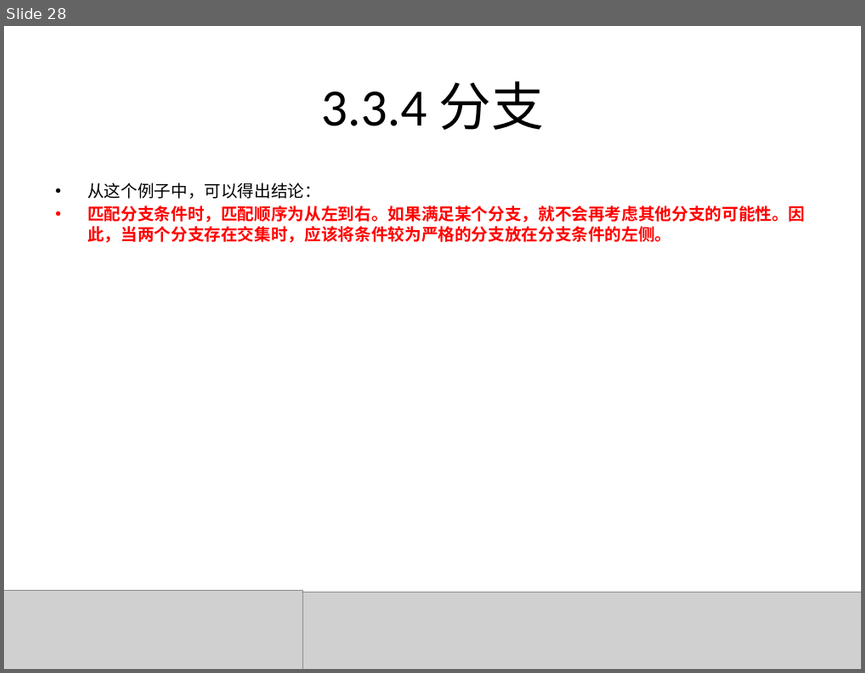
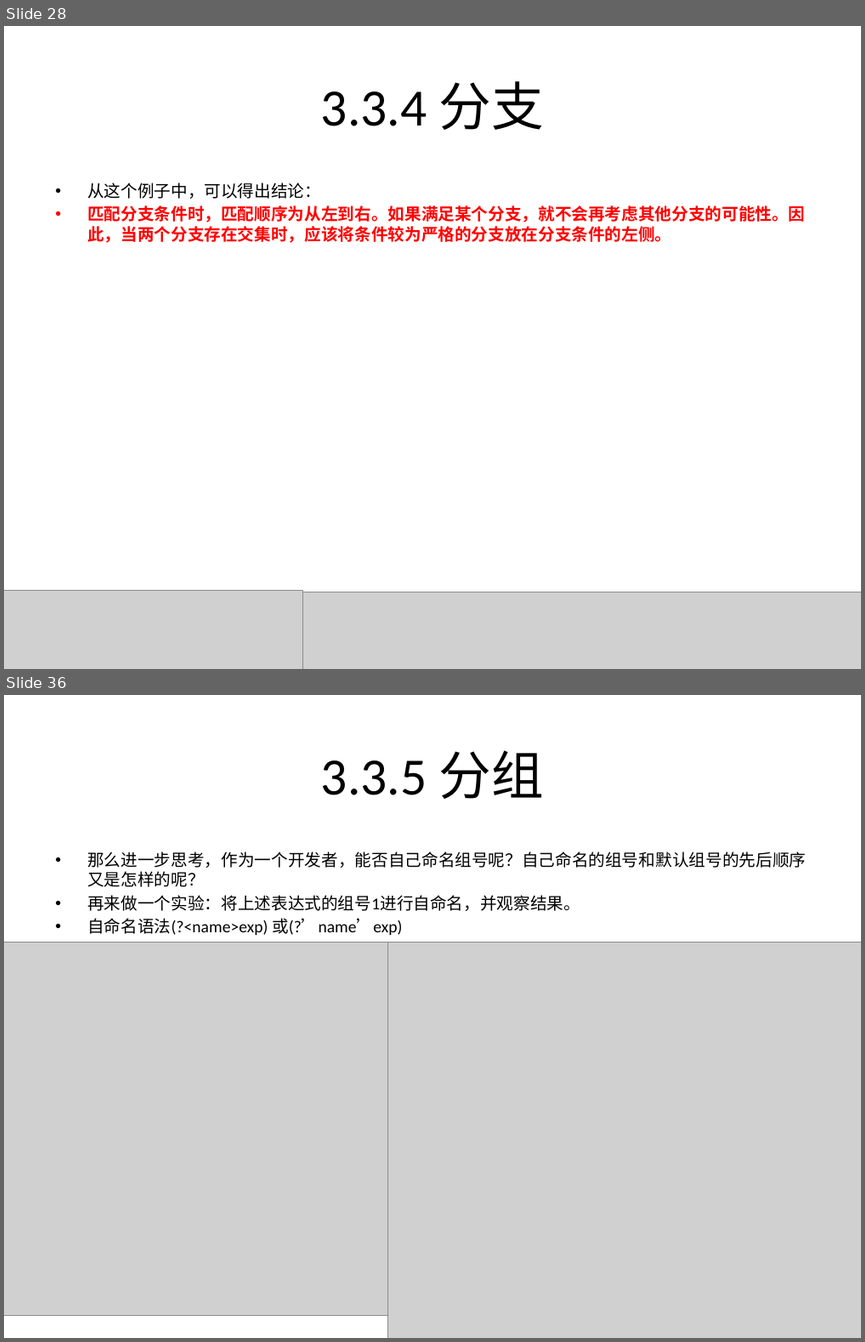
Before and after one commit to rayallen20/regularExpressions, a slide deck: 《PHP核心技术与最佳实践》第3章--正则表达式基础与应用/3.3 正则表达式匹配规则.pptx. Shown one above the other, each under a label of ours: slide 28 before the commit, slides 28 and 36 after it; the slides between them are not shown. The pictures are 865x673 and 865x1342 pixels, drawn with LibreOffice and Linux fonts; fonts in the diff are those of the drawing; grey boxes stand for pictures. Boxes give left, top, right and bottom in pixels: in the first picture for what was removed or moved away, otherwise in the second. Text is boxed around its words. In the diff, an @@ line names an element or a change of style, - is before the commit and + after.

Commit message:
3.3.5分组完成 3.3.7环视部分完成
3.3.7完成度:
1.顺序肯定环视的常规与变种
2.顺序否定环视的常规使用

```diff
--- a/《PHP核心技术与最佳实践》第3章--正则表达式基础与应用/3.3 正则表达式匹配规则.pptx
+++ b/《PHP核心技术与最佳实践》第3章--正则表达式基础与应用/3.3 正则表达式匹配规则.pptx
@@ slide 36 added at (x1=4, y1=695, x2=861, y2=1338), background #FFFFFF @@
@@ title added at (x1=321, y1=750, x2=544, y2=799), 44 pt, text #000000 @@
+3.3.5 分组
@@ text added at (x1=87, y1=851, x2=806, y2=935), 14 pt, text #000000 @@
+• 那么进一步思考，作为一个开发者，能否自己命名组号呢？自己命名的组号和默认组号的先后顺序又是怎样的呢？
+• 再来做一个实验：将上述表达式的组号1进行自命名，并观察结果。
+• 自命名语法(?<name>exp) 或(?’name’exp)
@@ picture added at (x1=4, y1=941, x2=388, y2=1315) @@
@@ picture added at (x1=388, y1=941, x2=861, y2=1338) @@
```
Also in this commit, not shown: 25 other slides added, 6 other files.
